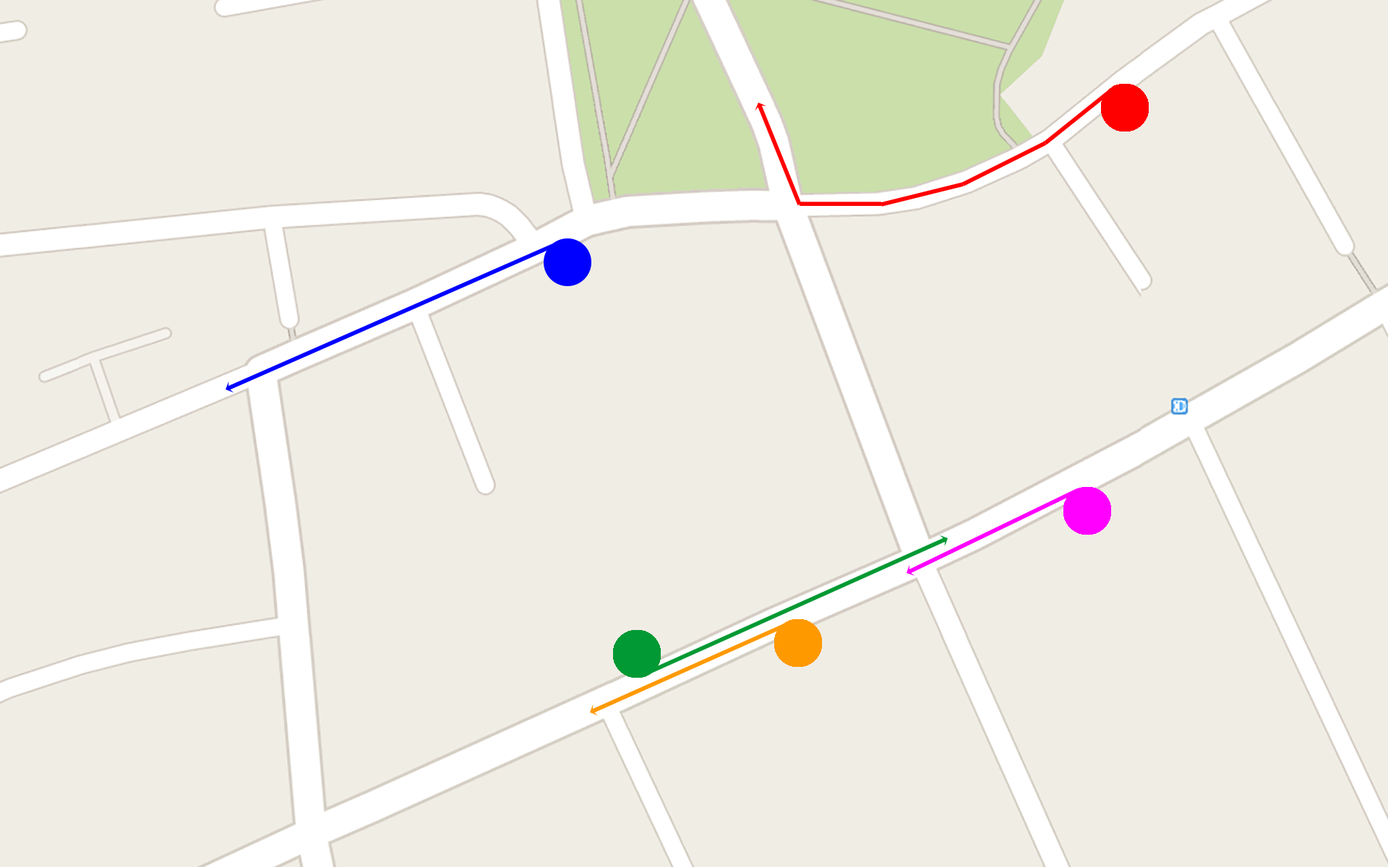
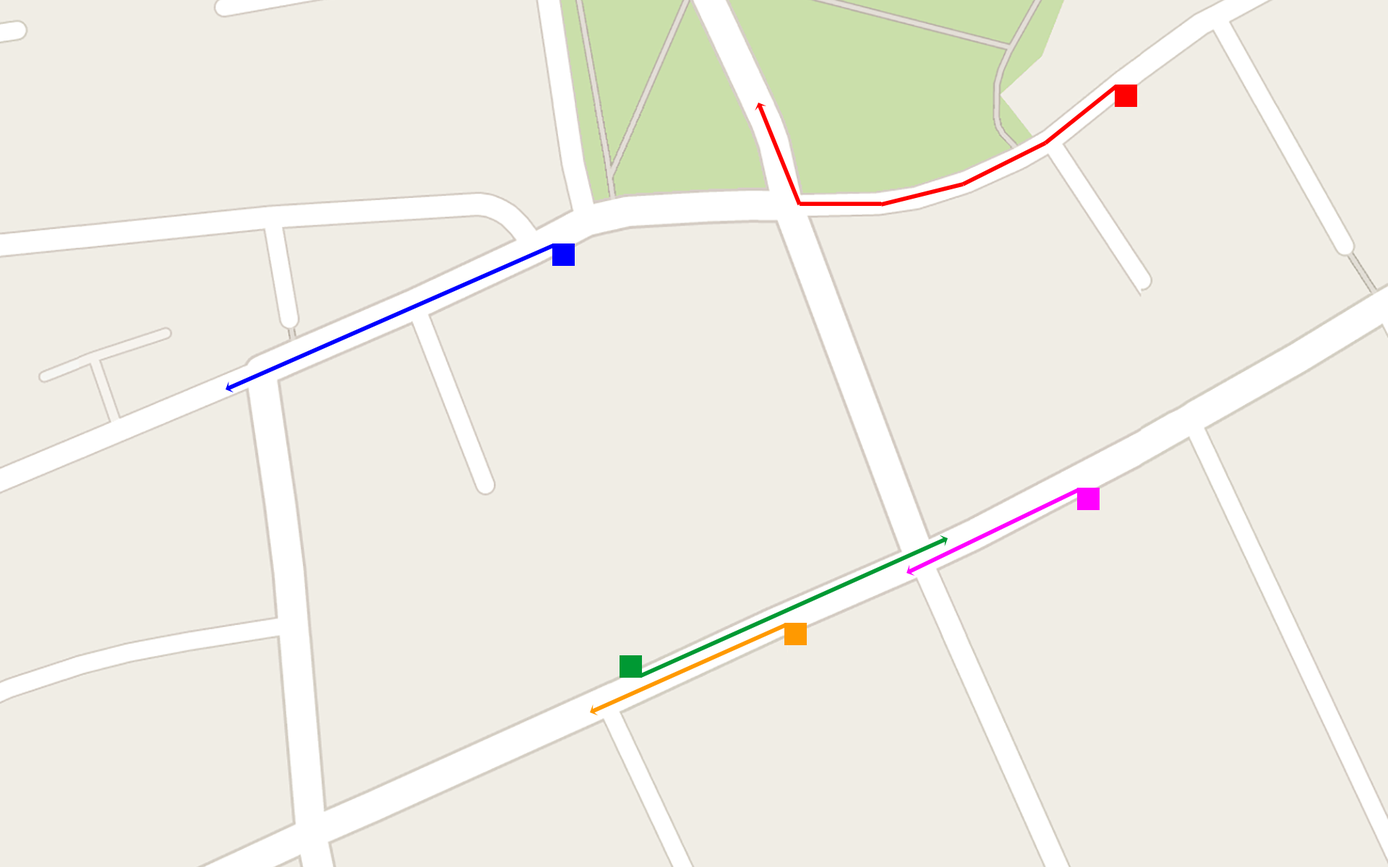
Comparing the layer stacks of the two 1388×867 images. Changes:
added group "Squares" with 5 layers above "Semi-circles" over 552, 84, 1137, 678
added layer "Red" (1st of 2, in "Squares") in group "Squares" over 1114, 84, 1137, 87
added layer "Pink" (1st of 2, in "Squares") in group "Squares" over 1076, 487, 1100, 490
added layer "Green" (1st of 2, in "Squares") in group "Squares" over 619, 671, 631, 678
renamed "Group 1" to "Circles", hid the group it (6 layers) over 543, 83, 1149, 678
painted on "Background" over 554, 105, 1197, 666
